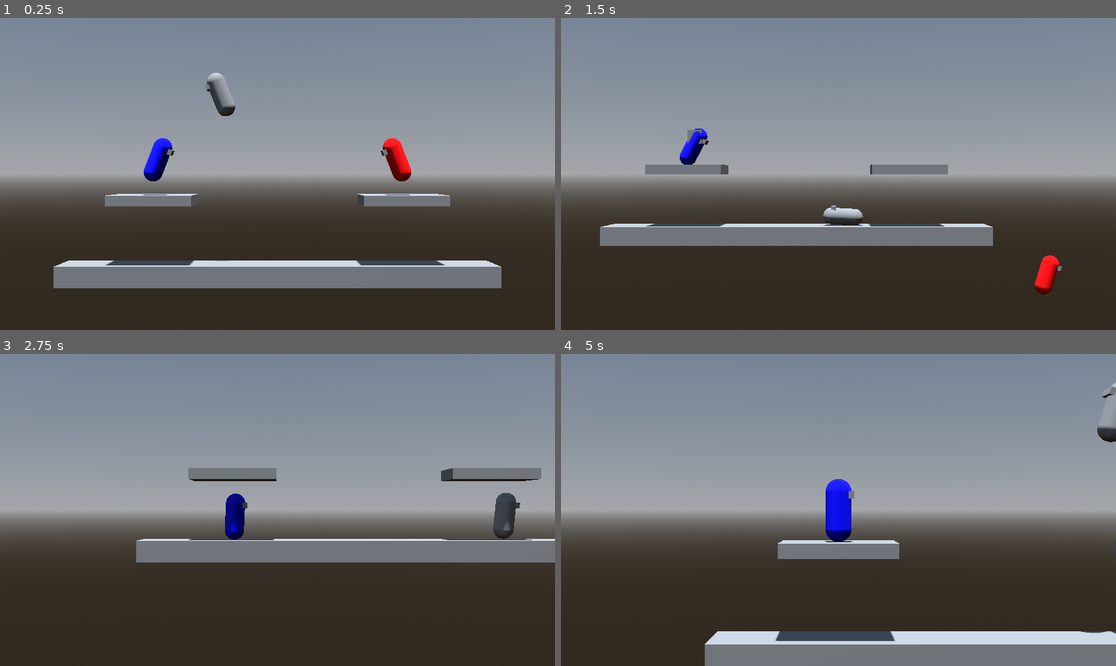
Above: before the commit, frames 1-4 (two rows, left to right).
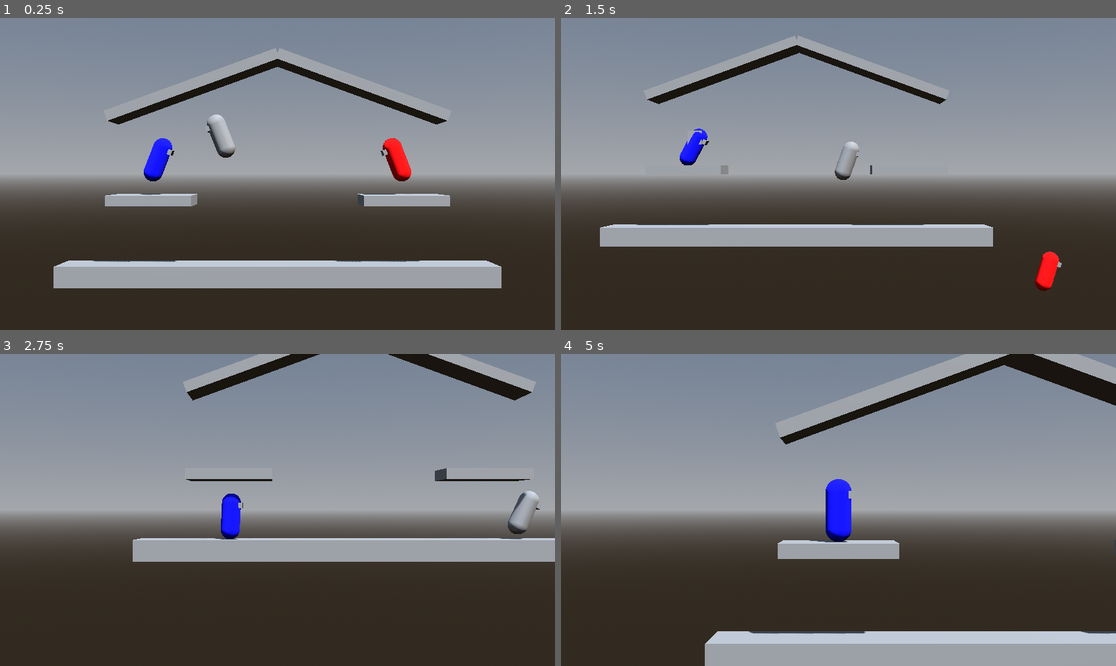
Above: after the commit, the same moments.

Repository: CocoMarck/SuperSmashTux
Game: Godot game, scene res://scenes/main.tscn
Same seed, same stepped clock (60 frames per second), same inputs: the game is played once before the commit and once after it.
Inputs:
- Up to frame 1 (0.25 s): no input
- Up to frame 2 (1.5 s): hold Right (player1_move_right) 0.53-1.28 s; tap K (player1_attack) at 0.6 s; tap Space (player1_jump) at 0.77 s; hold Down (player1_move_down) from 1.28 s (still down); tap G (player2_attack) at 1.35 s
- Up to frame 3 (2.75 s): tap Space (player1_jump) at 1.52 s; release Down (player1_move_down) at 2.03 s; hold Right (player1_move_right) from 2.03 s (still down); tap S (player2_move_down) at 2.1 s
- Up to frame 4 (5 s): release Right (player1_move_right) at 2.78 s; hold Up (player1_move_up) 2.78-3.53 s; tap A (player2_move_left) at 2.85 s; tap Space (player1_jump) at 3.02, 3.77, 4.52 s; hold Left (player1_move_left) from 3.53 s (still down); tap D (player2_move_right) at 3.6 s; tap W (player2_move_up) at 4.35 s

The runs differ from the first frame. In frame 1, 11% of the frame differs, in the area x 9-91%, y 9-87%; in frame 2, 9.4%; in frame 3, 11%; in frame 4, 12%, in the area x 25-100%, y 0-100%.

Commit message:
Minor adjustments in platforms and characters
Co-Authored-By: Claude Opus 5 <noreply@anthropic.com>

Diff:
--- a/prefabs/character.tscn
+++ b/prefabs/character.tscn
@@ -479,6 +479,7 @@
 
 [node name="Character" type="CharacterBody3D" unique_id=1138438983]
 transform = Transform3D(3, 0, 0, 0, 3, 0, 0, 0, 3, 0, 0, 0)
+floor_snap_length = 0.5
 script = ExtResource("1_pkgsf")
 
 [node name="Pivot" type="Node3D" parent="." unique_id=1124807513]
--- a/scenes/main.tscn
+++ b/scenes/main.tscn
@@ -28,6 +28,12 @@
 [sub_resource type="BoxMesh" id="BoxMesh_plat01"]
 size = Vector3(8, 1, 4)
 
+[sub_resource type="BoxShape3D" id="BoxShape3D_roof01"]
+size = Vector3(17.028, 1, 4)
+
+[sub_resource type="BoxMesh" id="BoxMesh_roof01"]
+size = Vector3(17.028, 1, 4)
+
 [node name="Main" type="Node" unique_id=1966553712]
 
 [node name="WorldEnvironment" type="WorldEnvironment" parent="." unique_id=52927572]
@@ -35,7 +41,7 @@
 camera_attributes = SubResource("CameraAttributesPractical_gl6un")
 
 [node name="DirectionalLight3D" type="DirectionalLight3D" parent="." unique_id=1383484659]
-transform = Transform3D(0.999352, 1.13272e-08, 0.0359984, -0.0355169, 0.163008, 0.985985, -0.00586802, -0.986625, 0.162902, 0, 11.2912, 0)
+transform = Transform3D(0.6961406, -0.6440442, 0.31716764, 0.15394281, 0.56543684, 0.8102981, -0.7012058, -0.51525575, 0.49276972, 0, 11.2912, 0)
 shadow_enabled = true
 
 [node name="CameraPivot" type="Marker3D" parent="." unique_id=137112446 node_paths=PackedStringArray("camera_area", "play_area")]
@@ -93,6 +99,26 @@
 [node name="MeshInstance3D" type="MeshInstance3D" parent="PlatformRight" unique_id=612300486]
 mesh = SubResource("BoxMesh_plat01")
 
+[node name="RoofLeft" type="StaticBody3D" parent="." unique_id=1347968376]
+transform = Transform3D(0.9396926, -0.34202012, 0, 0.34202012, 0.9396926, 0, 0, 0, 1, -8, 16.9118, 0)
+script = ExtResource("3_p1atf")
+
+[node name="CollisionShape3D" type="CollisionShape3D" parent="RoofLeft" unique_id=867199618]
+shape = SubResource("BoxShape3D_roof01")
+
+[node name="MeshInstance3D" type="MeshInstance3D" parent="RoofLeft" unique_id=2044057724]
+mesh = SubResource("BoxMesh_roof01")
+
+[node name="RoofRight" type="StaticBody3D" parent="." unique_id=1742371311]
+transform = Transform3D(-0.9396926, 0.34202015, 1.1920929e-07, 0.34202012, 0.9396927, 7.196708e-09, -5.9604645e-08, 2.2351742e-08, -1, 8, 16.9118, 0)
+script = ExtResource("3_p1atf")
+
+[node name="CollisionShape3D" type="CollisionShape3D" parent="RoofRight" unique_id=1742676817]
+shape = SubResource("BoxShape3D_roof01")
+
+[node name="MeshInstance3D" type="MeshInstance3D" parent="RoofRight" unique_id=143297748]
+mesh = SubResource("BoxMesh_roof01")
+
 [node name="SpawnPoint1" type="Marker3D" parent="." unique_id=414765233]
 transform = Transform3D(1, 0, 0, 0, 1, 0, 0, 0, 1, 12, 12, 0)
 gizmo_extents = 2.0
@@ -110,7 +136,7 @@
 gizmo_extents = 2.0
 
 [node name="Person" parent="." unique_id=1138438983 instance=ExtResource("5_tefeu")]
-transform = Transform3D(3, 0, 0, 0, 3, 0, 0, 0, 3, -4.9382343, 18.47628, 0)
+transform = Transform3D(3, 0, 0, 0, 3, 0, 0, 0, 3, -4.9382343, 14.47628, 0)
 script = ExtResource("6_tefeu")
 walking_speed = 8
 running_speed = 18
--- a/scripts/character.gd
+++ b/scripts/character.gd
@@ -39,7 +39,6 @@
 var _jump: bool = false
 var _attack: bool = false
 var _power_attack: bool = false
-# Flancos de los inputs de arriba/abajo, calculados una sola vez por frame en _physics_process.
 var _up_pressed: bool = false
 var _down_pressed: bool = false
 var _was_move_up: bool = false
@@ -512,10 +511,10 @@
 	else:
 		_one_way_coyote_count = max(_one_way_coyote_count - delta, 0.0)
 
-	var feet_y := _get_feet_y()
+	var feet_position := _get_feet_position()
 
 	# Recorrer todas las plataformas de un solo sentido y decidir si atravesarlas o no.
-	for platform in get_tree().get_nodes_in_group(OneWayPlatform.GROUP_NAME):
+	for platform in get_tree().get_nodes_in_group(Platform.GROUP_NAME):
 		var one_way := platform as OneWayPlatform
 		if one_way == null or not is_instance_valid(one_way):
 			continue
@@ -524,7 +523,7 @@
 		var in_coyote := one_way == _last_floor_one_way and _one_way_coyote_count > 0.0
 		var should_ignore := _drop_through_count > 0.0 \
 			or _target_velocity.y > 0.0 \
-			or (feet_y < one_way.get_top_y() - ONE_WAY_MARGIN and not in_coyote)
+			or (not one_way.is_above_surface(feet_position, ONE_WAY_MARGIN) and not in_coyote)
 
 		# Solo llamar add/remove cuando el estado cambia de verdad, pa no hacerlo de a gratis cada frame.
 		if _one_way_ignored.get(one_way, false) != should_ignore:
@@ -565,6 +564,16 @@
 	if collision_shape == null or collision_shape.shape == null:
 		return global_position.y
 	return collision_shape.global_position.y - _get_body_half_height()
+
+func _get_feet_position() -> Vector3:
+	'''
+	Posicion global de los pies del character. Igualita que _get_feet_y pero en Vector3,
+	pa poder preguntarle a las plataformas inclinadas si andamos encima de su cara.
+	'''
+	var collision_shape := $CollisionShape3D as CollisionShape3D
+	if collision_shape == null or collision_shape.shape == null:
+		return global_position
+	return collision_shape.global_position - Vector3(0.0, _get_body_half_height(), 0.0)
 
 # Funciones agarre de orillas.
 func _get_body_half_height() -> float:
@@ -659,7 +668,7 @@
 	if _target_velocity.y >= 0.0:
 		return
 
-	for platform in get_tree().get_nodes_in_group(GroundPlatform.GROUP_NAME):
+	for platform in get_tree().get_nodes_in_group(Platform.GROUP_NAME):
 		var ground := platform as GroundPlatform
 		if ground == null or not is_instance_valid(ground):
 			continue
--- a/scripts/ground_platform.gd
+++ b/scripts/ground_platform.gd
@@ -1,30 +1,23 @@
 class_name GroundPlatform
 extends Platform
 
-# Plataforma de suelo normal, con orillas agarrables (debe tener un collision shape de caja 3D).
-
-# Constantes del script.
-const GROUP_NAME := &"ground_platforms"
-
-# Funciones | Grupo (usado por el _ready() del papa Platform).
-func _get_group_name() -> StringName:
-	return GROUP_NAME
+# Plataforma de suelo normal, con orillas agarrables
+# (debe tener un collision shape de caja 3D y no tener inclinación).
 
 # Funciones propias.
 func has_ledges() -> bool:
 	'''
-	Solo un BoxShape3D define esquinas claras en X; un cilindro o capsula
-	no tienen una orilla real que agarrar.
+	Solo una caja define esquinas claras en X; sin BoxShape3D no hay orilla real que agarrar.
 	'''
-	return _collision_shape != null and _collision_shape.shape is BoxShape3D
+	return _get_box() != null
 
 func get_ledge_x(right_side: bool) -> float:
 	'''
 	Posicion X global de la orilla derecha o izquierda segun right_side.
 	Si la plataforma no tiene orillas, cae a global_position.x sin tronar.
 	'''
-	if not has_ledges():
+	var box := _get_box()
+	if box == null:
 		return global_position.x
-	var box := _collision_shape.shape as BoxShape3D
 	var half_width := box.size.x * 0.5 * _collision_shape.global_basis.get_scale().x
 	return _collision_shape.global_position.x + (half_width if right_side else -half_width)
--- a/scripts/one_way_platform.gd
+++ b/scripts/one_way_platform.gd
@@ -2,8 +2,4 @@
 extends Platform
 
 # Plataforma que se atraviesa desde abajo, pero en la que te posas al caer encima.
-
-const GROUP_NAME := &"one_way_platforms"
-
-func _get_group_name() -> StringName:
-	return GROUP_NAME
+# (De momento el script solo sirve para que los character las identifiquen como one-way).
--- a/scripts/platform.gd
+++ b/scripts/platform.gd
@@ -4,6 +4,10 @@
 
 # Clase abstracta papa de las plataformas del juego.
 # Centraliza el registro en grupo y el calculo de la cara superior via collision shape.
+# Las plataformas se definen con un BoxShape3D.
+
+# Constantes del script.
+const GROUP_NAME := &"platforms"
 
 # Propiedades privadas | Forma de la plataforma.
 @onready var _collision_shape: CollisionShape3D = _get_first_collision_shape()
@@ -11,10 +15,11 @@
 # Funciones | Inicializar.
 func _ready() -> void:
 	'''
-	Registrar la plataforma en su grupo. El nombre del grupo lo define cada hijo
-	sobrescribiendo _get_group_name().
+	Apuntar la plataforma al grupo comun. Es un solo grupo pa todas; de que tipo es cada una
+	lo dice su clase, no el grupo. Si un hijo sobrescribe _ready() tiene que llamar super()
+	o la plataforma se queda fuera del grupo y nadie la va a ver.
 	'''
-	add_to_group(_get_group_name())
+	add_to_group(GROUP_NAME)
 
 # Funciones propias.
 func _get_first_collision_shape() -> CollisionShape3D:
@@ -28,26 +33,45 @@
 
 func get_top_y() -> float:
 	'''
-	Altura (Y global) de la cara superior de la plataforma, segun su collision shape.
-	Soporta BoxShape3D, CylinderShape3D y CapsuleShape3D. Sin shape util, cae a global_position.y.
+	Altura (Y global) de la cara superior de la plataforma, segun su caja.
+	Ojo que esto ignora la rotacion; pa saber si algo anda encima de una plataforma inclinada,
+	usa is_above_surface() en vez de esta.
 	'''
-	if _collision_shape == null or _collision_shape.shape == null:
+	var box := _get_box()
+	if box == null:
 		return global_position.y
-
-	var half_height := 0.0
-	var shape := _collision_shape.shape
-	if shape is BoxShape3D:
-		half_height = (shape as BoxShape3D).size.y * 0.5
-	elif shape is CylinderShape3D:
-		half_height = (shape as CylinderShape3D).height * 0.5
-	elif shape is CapsuleShape3D:
-		half_height = (shape as CapsuleShape3D).height * 0.5
-	else:
-		return global_position.y
-
+	var half_height := box.size.y * 0.5
 	var scale_y := _collision_shape.global_basis.get_scale().y
 	return _collision_shape.global_position.y + (half_height * scale_y)
 
-# Funciones para sobrescribir en los hijos.
-@abstract
-func _get_group_name() -> StringName
+func _get_box() -> BoxShape3D:
+	'''
+	El BoxShape3D de la plataforma, o null si no tiene collision shape o si le metieron otra geometria.
+	Por aqui nomas se trabaja con cajas, aqui no hacemos otras cosas.
+	'''
+	if _collision_shape == null:
+		return null
+	return _collision_shape.shape as BoxShape3D
+
+func get_surface_normal() -> Vector3:
+	'''
+	Normal global de la cara +Y de la plataforma. Es el "para arriba" propio de la plataforma,
+	asi que si esta inclinada, la normal viene inclinada igual.
+	'''
+	if _collision_shape == null:
+		return Vector3.UP
+	return _collision_shape.global_basis.y.normalized()
+
+func is_above_surface(global_point: Vector3, margin: float = 0.0) -> bool:
+	'''
+	Saber si un punto global cae del lado de afuera de la cara +Y de la plataforma.
+	Se trabaja con el plano de esa cara, no con alturas Y a pelo, asi la rotacion no estorba.
+	El margin es una tolerancia en unidades globales pa perdonar al que anda pegadito a la superficie.
+	'''
+	var box := _get_box()
+	if box == null:
+		return global_point.y >= global_position.y - margin
+	var normal := get_surface_normal()
+	var half_height := (box.size.y * 0.5) * _collision_shape.global_basis.get_scale().y
+	var surface_point := _collision_shape.global_position + (normal * half_height)
+	return (global_point - surface_point).dot(normal) >= -margin
